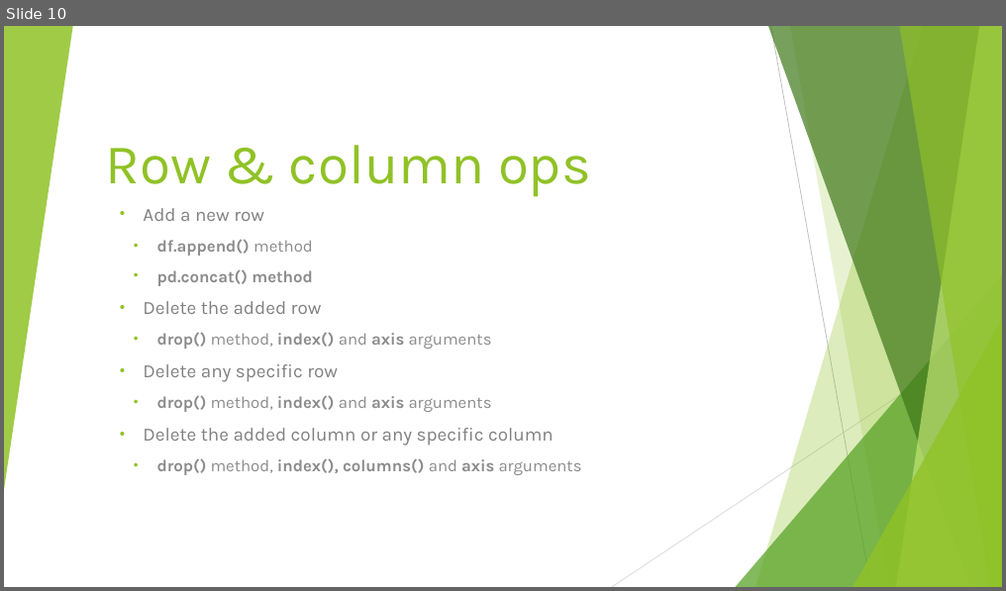
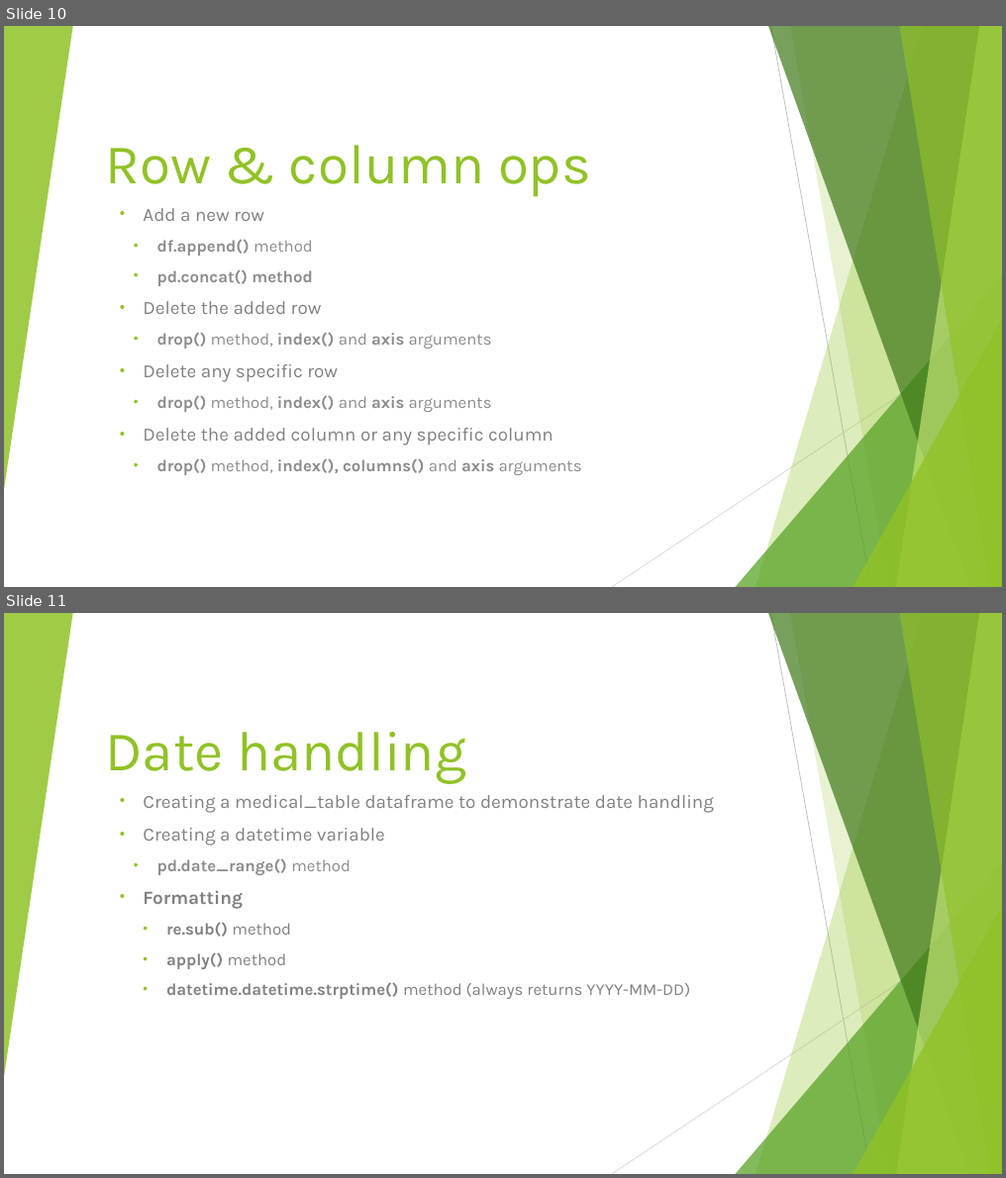
Before and after one commit to Tirtharaj-1111/wolftech-learning-tirtharaj, a slide deck: data-science-adv-python/Data Science w Advanced Python.pptx. Shown one above the other, each under a label of ours: slide 10 before the commit, slides 10 and 11 after it. The pictures are 1006x591 and 1006x1178 pixels, drawn with LibreOffice and Linux fonts; fonts in the diff are those of the drawing. Boxes give left, top, right and bottom in pixels: in the first picture for what was removed or moved away, otherwise in the second. Text is boxed around its words. In the diff, an @@ line names an element or a change of style, - is before the commit and + after.

```diff
--- a/data-science-adv-python/Data Science w Advanced Python.pptx
+++ b/data-science-adv-python/Data Science w Advanced Python.pptx
@@ slide 11 added at bbox=[4, 613, 1002, 1174], background #FFFFFF; not listed: 10 template elements that a slide beside it also shows @@
@@ title added at bbox=[106, 732, 466, 784], 54 pt, text #90C226 @@
+Date handling
@@ subtitle added at bbox=[143, 795, 714, 999], 16 pt, text #808080 @@
+• Creating a medical_table dataframe to demonstrate date handling
+• Creating a datetime variable
+  • pd.date_range() method
+• Formatting
+• re.sub() method
+• apply() method
+• datetime.datetime.strptime() method (always returns YYYY-MM-DD)
```
Also in this commit, not shown: 2 slides changed, 1 other slide added, 2 slides removed, 1 other file.
